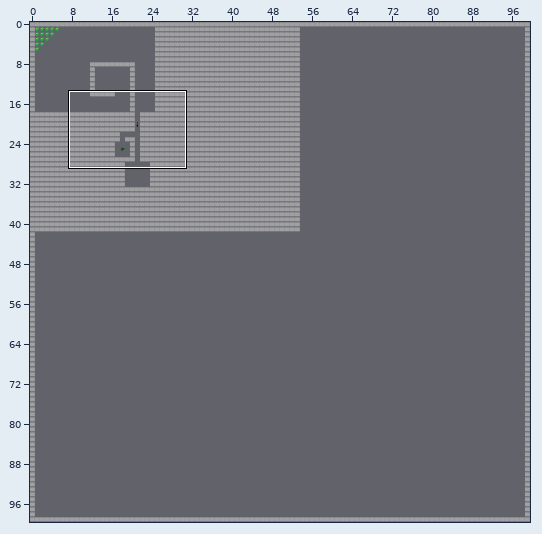
Tiled map, stored at intelligine/tests/src/simulation/SimpleTestWorld1.tmx. The picture above shows the old version from afar; the outline marks the close-up.
Close-up. Old version:
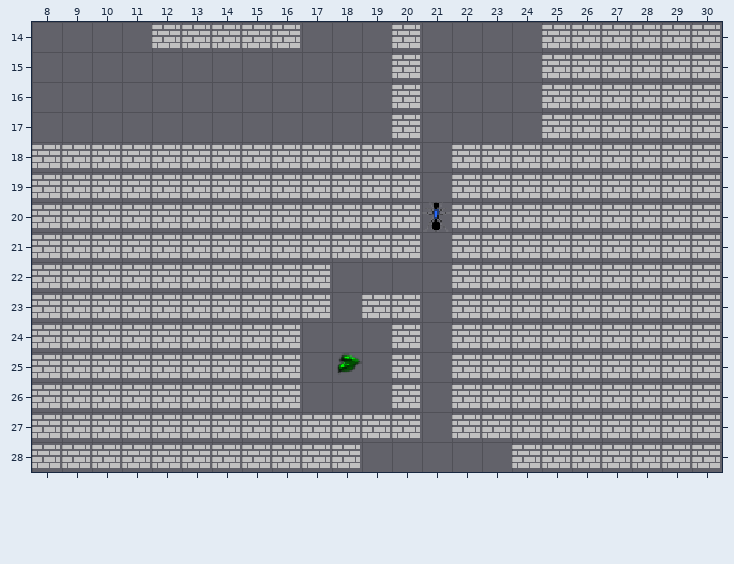
Cells are 20x20 px. Shown: x 8..30, y 14..28.
The same view after the edit:
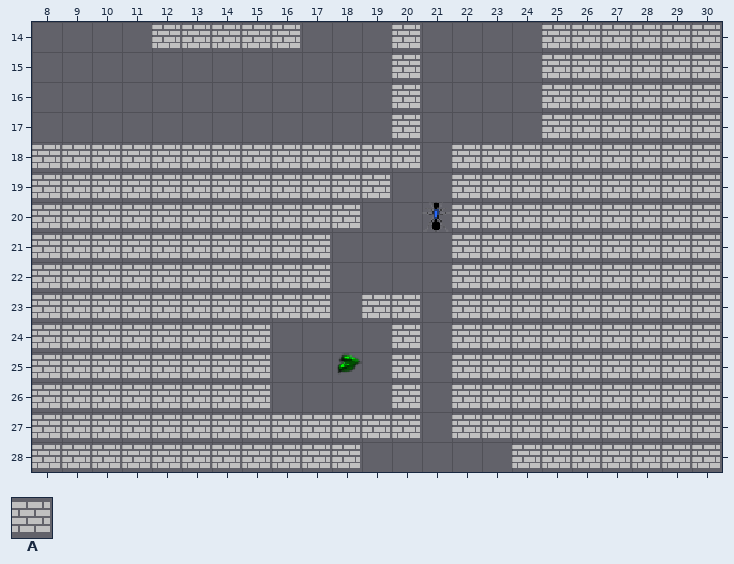
Key: from "Environment": A 0.
_ is an empty cell.
From old to new:
Layer "Calque 1":
Tile A is removed in row 19 at x 20; in row 20 at x 19 to 20; in row 21 at x 18 to 20; in rows 24 to 26 at x 16.
